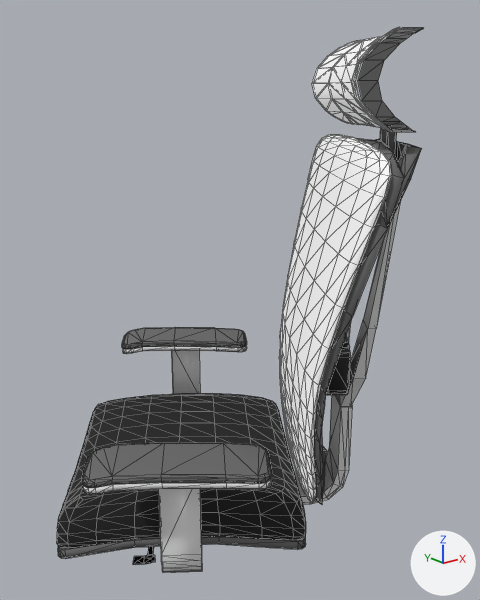
One commit to the glTF model public/chairTop.glb: the scene before it, then after it.
Rendered twice from a camera (50 mm lens) standing at (-1.037, -0.763, 1.118) and looking at (-0.272, 0.193, 0.736). Every picture has the same lights, and +X, +Y and +Z are marked at lower right. Mesh edges are drawn as thin lines. Vertices at the same position are counted once.

Before the edit, the objects in view are built like this:
```python
mat_black_plastic = principled_material('black plastic')
mat_black_plastic.base_color = (0.0, 0.0, 0.0)  # black #000000
mat_black_plastic.roughness = 0.0
mat_gray_fabirc_mesh = principled_material('gray fabirc mesh')
mat_gray_fabirc_mesh.base_color = (0.142, 0.142, 0.142)  # dark grey #696969
mat_gray_fabirc_mesh.roughness = 1.0
mat_white_plastic = principled_material('white plastic')
mat_white_plastic.base_color = (0.8, 0.8, 0.8)  # white #e7e7e7
mat_white_plastic.roughness = 0.293
me_cylinder_162 = bpy.data.meshes.new('Cylinder.162')
me_cylinder_162.from_pydata(...)  # 1753 vertices, 3184 faces; spans x -0.309..0.427, y -0.436..0.347, z 0.076..1.016
# faces by material slot: [768, 480, 604, 728, 604]
me_cylinder_162.materials.append(mat_gray_fabirc_mesh)  # dark grey #696969
me_cylinder_162.materials.append(mat_white_plastic)  # white #e7e7e7
me_cylinder_162.materials.append(mat_black_plastic)  # black #000000
me_cylinder_162.materials.append(mat_gray_pjlastic)  # white #ffffff
me_cylinder_162.materials.append(mat_black_base)  # black #191919
# before: 134 (0.076, -0.426, 0.735) at pixel (387, 228), 175 (0.093, -0.436, 0.806) at pixel (404, 178), 178 (0.14, -0.392, 0.804), 356 (0.257, -0.308, 0.836) at pixel (405, 145), 358 (0.252, -0.345, 0.834) at pixel (421, 148)
# before: 359 (0.093, -0.436, 0.806) at pixel (404, 178)
ob_chair_top_152 = bpy.data.objects.new('chair Top.152', me_cylinder_162)
ob_chair_top_152.location = (-0.362, 0.265, 0.197)
```
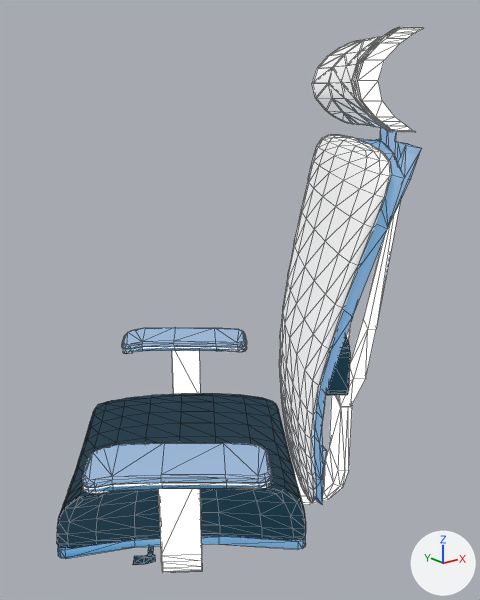
Where the newer file only moved an object's origin or applied its transform, the numbers keep the older frame.

What differs and where, as boxes [x1, y1, x2, y2] in the pictures (480 x 600 px; the box of a moved part takes in the faces that stretch with it):
'chair Top.152', surface changed, reshaped
    both: [57, 27, 423, 573]
part 1 of me_cylinder_162, moved or reshaped
    both: [388, 146, 422, 227]
part 2 of me_cylinder_162, surface changed
    both: [82, 124, 421, 573]
part 3 of me_cylinder_162, recoloured (black to blue)
    both: [57, 393, 306, 548]

Edits to the bpy script that builds the scene:
```text
Add img_swatches:
    img_swatches = load_image('swatches', '_unpacked/swatches', 2048, 1118, 'sRGB')
Change mat_gray_fabirc_mesh:
    where n0 = _N.new('ShaderNodeBsdfPrincipled'); n0.name = 'Principled BSDF'
    add n0.inputs[28].default_value = 1.0  # 'Emission Strength'
    add n2 = _N.new('ShaderNodeTexImage'); n2.name = 'Image Texture'
    add n2.image = img_swatches
    add _L.new(n2.outputs[0], n0.inputs[27])  # 'Color' to 'Emission Color'
Change mat_white_plastic:
    where n0 = _N.new('ShaderNodeBsdfPrincipled'); n0.name = 'Principled BSDF'
    remove n0.inputs[2].default_value = 0.293  # 'Roughness'
    add n0.inputs[0].default_value = (0.0, 0.0, 0.0, 1.0)  # 'Base Color', black #000000
    add n0.inputs[28].default_value = 1.0  # 'Emission Strength'
    add n2 = _N.new('ShaderNodeTexImage'); n2.name = 'Image Texture'
    add n2.image = img_swatches
    add _L.new(n2.outputs[0], n0.inputs[27])  # 'Color' to 'Emission Color'
Change mat_black_plastic:
    where n0 = _N.new('ShaderNodeBsdfPrincipled'); n0.name = 'Principled BSDF'
    n0.inputs[2].default_value: 0.0 -> 1.0  # 'Roughness'
    add n0.inputs[28].default_value = 1.0  # 'Emission Strength'
    add n2 = _N.new('ShaderNodeTexImage'); n2.name = 'Image Texture'
    add n2.image = img_swatches
    add _L.new(n2.outputs[0], n0.inputs[27])  # 'Color' to 'Emission Color'
Change me_cylinder_162:
    used by ob_chair_top_152; location = (-0.362, 0.265, 0.197)
    verts and faces of me_cylinder_162; kept vertices keep their numbers, new ones are numbered from 1753
    remove me_cylinder_162.from_pydata(...)  # 1753 vertices, 3184 faces; spans x -0.309..0.427, y -0.436..0.347, z 0.076..1.016
    add me_cylinder_162.from_pydata(...)  # 1714 vertices, 3184 faces; spans x -0.309..0.427, y -0.436..0.347, z 0.076..1.016
    me_cylinder_162 part 1
    add delete_vertices([359])  # with the faces that use them
    add faces += [(175, 358, 356), (134, 358, 175), (175, 356, 178), (134, 175, 178)]  # mat_gray_fabirc_mesh
    me_cylinder_162 part 2: 1969 kept faces spanning x -0.309..0.427, y -0.436..0.347, z 0.076..0.866 get new texture (UV) coordinates
    me_cylinder_162 part 3: 541 faces spanning x -0.307..0.309, y -0.307..0.311, z 0.143..0.252 switch from mat_black_base (black #191919) to mat_black_plastic
```
